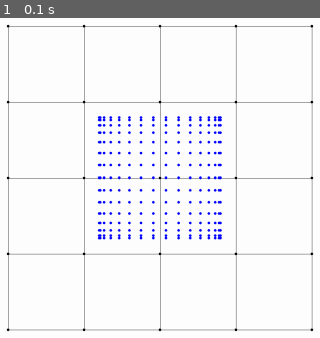
Above: before the commit, frame 1.
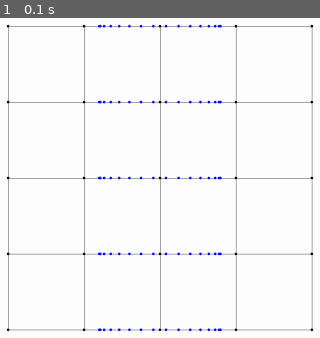
Above: after the commit, the same moment.

Repository: CookieAndJuice/Spline-Surface-in-pygame
Game: pygame game, started from b-spline_surface_pygame.py
The game is run twice, just before and just after one commit, with the same random seed, the same clock (stepped at 60 frames per second) and the same inputs.
Inputs:
- Up to frame 1 (0.1 s): no input

The runs differ from the first frame. In frame 1, 2.5% of the frame differs, in the area x 30-70%, y 1-99%.

Commit message:
b spline surface 원 그리기 시도 중
만들었던 bezier surface의 알고리즘을 참고하면서 만들기

Diff:
--- a/b-spline_surface_pygame.py
+++ b/b-spline_surface_pygame.py
@@ -84,32 +84,33 @@
                 temp = [vec2d(0, 0) for i in range(0, len(cps))]
 
             uResult[height].append(tempCps[height][tempIndex])
-
-    for v in vDraws:         # v 방향 b spline
-        if (v == knts[end]):
-            interval = end - 1
-        else:
-            interval = findInterval(knts, v)            # knot interval 위치 찾기
-
-        tempIndex = interval + 1                                        # 계산식에서 인덱스를 맞추기 위해 쓰는 임시 변수
-        tempCps = [arr[:] for arr in uResult]                           # 계산값 임시 저장 리스트 1
-
-        for width in range(0, len(tempCps[0])):
-            temp = [vec2d(0, 0) for i in range(0, len(uResult))]            # 계산값 임시 저장 리스트 2
-
-            for k in range(1, degree + 1):              # degree 인덱스 k
-                iInitial = interval - degree + k + 1    # control points 계산 결과들의 인덱스 i의 초기값 (degree마다 바뀜)
-
-                for i in range(iInitial, interval + 2):                                     # i부터 최대값까지 반복 계산
-                    alpha = (v - knts[i - 1]) / (knts[i + degree - k] - knts[i - 1])        # 계수
-
-                    temp[i] = (1 - alpha) * tempCps[i - 1][width] + alpha * tempCps[i][width]         # 결과가 인덱스 (interval+1)로 모이도록 임시 저장
-
-                for num in range(0, len(temp)):
-                    tempCps[num][width] = temp[num]        # temp에 임시저장한 계산 결과를 tempCps로 옮김
-                temp = [vec2d(0, 0) for i in range(0, len(uResult))]
-
-            result.append([int(tempCps[tempIndex][width].x), int(tempCps[tempIndex][width].y)])
+            result.append([int(tempCps[height][tempIndex].x), int(tempCps[height][tempIndex].y)])
+
+    # for v in vDraws:         # v 방향 b spline
+    #     if (v == knts[end]):
+    #         interval = end - 1
+    #     else:
+    #         interval = findInterval(knts, v)            # knot interval 위치 찾기
+
+    #     tempIndex = interval + 1                                        # 계산식에서 인덱스를 맞추기 위해 쓰는 임시 변수
+    #     tempCps = [arr[:] for arr in uResult]                           # 계산값 임시 저장 리스트 1
+
+    #     for width in range(0, len(tempCps[0])):
+    #         temp = [vec2d(0, 0) for i in range(0, len(uResult))]            # 계산값 임시 저장 리스트 2
+
+    #         for k in range(1, degree + 1):              # degree 인덱스 k
+    #             iInitial = interval - degree + k + 1    # control points 계산 결과들의 인덱스 i의 초기값 (degree마다 바뀜)
+
+    #             for i in range(iInitial, interval + 2):                                     # i부터 최대값까지 반복 계산
+    #                 alpha = (v - knts[i - 1]) / (knts[i + degree - k] - knts[i - 1])        # 계수
+
+    #                 temp[i] = (1 - alpha) * tempCps[i - 1][width] + alpha * tempCps[i][width]         # 결과가 인덱스 (interval+1)로 모이도록 임시 저장
+
+    #             for num in range(0, len(temp)):
+    #                 tempCps[num][width] = temp[num]        # temp에 임시저장한 계산 결과를 tempCps로 옮김
+    #             temp = [vec2d(0, 0) for i in range(0, len(uResult))]
+
+    #         result.append([int(tempCps[tempIndex][width].x), int(tempCps[tempIndex][width].y)])
 
     return result
 
--- a/bezier_pygame_deCasteljau.py
+++ b/bezier_pygame_deCasteljau.py
@@ -48,15 +48,16 @@
                     uPoints[height][re] = linearInterpolate(t.x, uPoints[height][re], uPoints[height][re + 1])
 
             resultU[height].append(uPoints[height][0])
+            result.append([int(uPoints[height][0].x), int(uPoints[height][0].y)])
 
-    for t in range(0, len(drawPoints)):         # v 방향으로 베지어 곡선 만듦
-        uPoints = [arr[:] for arr in resultU]       # u 방향으로 찍어놓은 점들을 가지고 옴
+    # for t in range(0, len(drawPoints)):         # v 방향으로 베지어 곡선 만듦
+    #     uPoints = [arr[:] for arr in resultU]       # u 방향으로 찍어놓은 점들을 가지고 옴
 
-        for i in range(3, -1, -1):
-            for height in range(0, i):
-                uPoints[height][t] = linearInterpolate(drawPoints[t].y, uPoints[height][t], uPoints[height + 1][t])
+    #     for i in range(3, -1, -1):
+    #         for height in range(0, i):
+    #             uPoints[height][t] = linearInterpolate(drawPoints[t].y, uPoints[height][t], uPoints[height + 1][t])
 
-        result.append([int(uPoints[0][t].x), int(uPoints[0][t].y)])
+    #     result.append([int(uPoints[0][t].x), int(uPoints[0][t].y)])
 
     return result
 
@@ -141,7 +142,9 @@
 
         bezierList = calBezierSurface(control_points, draw_points)
 
-        pygame.draw.aalines(screen, BLUE, False, bezierList)
+        # pygame.draw.aalines(screen, BLUE, False, bezierList)
+        for point in bezierList:
+            pygame.draw.circle(screen, BLUE, point, 4.0)
 
         pygame.display.flip()
         pygame.display.update()
--- a/실험_b-spline Surface.py
+++ b/실험_b-spline Surface.py
@@ -89,6 +89,16 @@
 
             uResult[height].append(tempCps[height][tempIndex])
 
+    # u에 의한 값들 중간 점검
+    for ind in range(0, len(uResult)):
+        for idx in range(0, len(uResult[ind])):
+            print("(" + str(uResult[ind][idx].x) + ", " + str(uResult[ind][idx].y) + ")", end = ", ")
+    print("fin.")
+    print()
+
+    # 지금 u 방향으로 만든 모든 점들을 v 방향으로 모조리 알고리즘을 통해 점으로 만들기 때문에 무조건 정사각형 모양이 된다.
+    # 따라서 원을 그리려면 알고리즘을 u마다 v 하나만 나오도록(bezier surface처럼) 수정해야 한다.
+    # 근데 그렇게 하면 범용성이 떨어지지 않을까??
     for v in vDraws:         # v 방향 b spline
         if (v == knts[end]):
             interval = end - 1
--- a/실험_bezier surface.py
+++ b/실험_bezier surface.py
@@ -52,6 +52,11 @@
 
             resultU[height].append(uPoints[height][0])
 
+    # u에 의한 값들 중간 점검
+    for ind in range(0, len(resultU)):
+        for idx in range(0, len(resultU[ind])):
+            print("(" + str(resultU[ind][idx].x) + ", " + str(resultU[ind][idx].y) + ")", end = ", ")
+
     for t in range(0, len(drawPoints)):         # v 방향으로 베지어 곡선 만듦
         uPoints = [arr[:] for arr in resultU]       # u 방향으로 찍어놓은 점들을 가지고 옴
 
